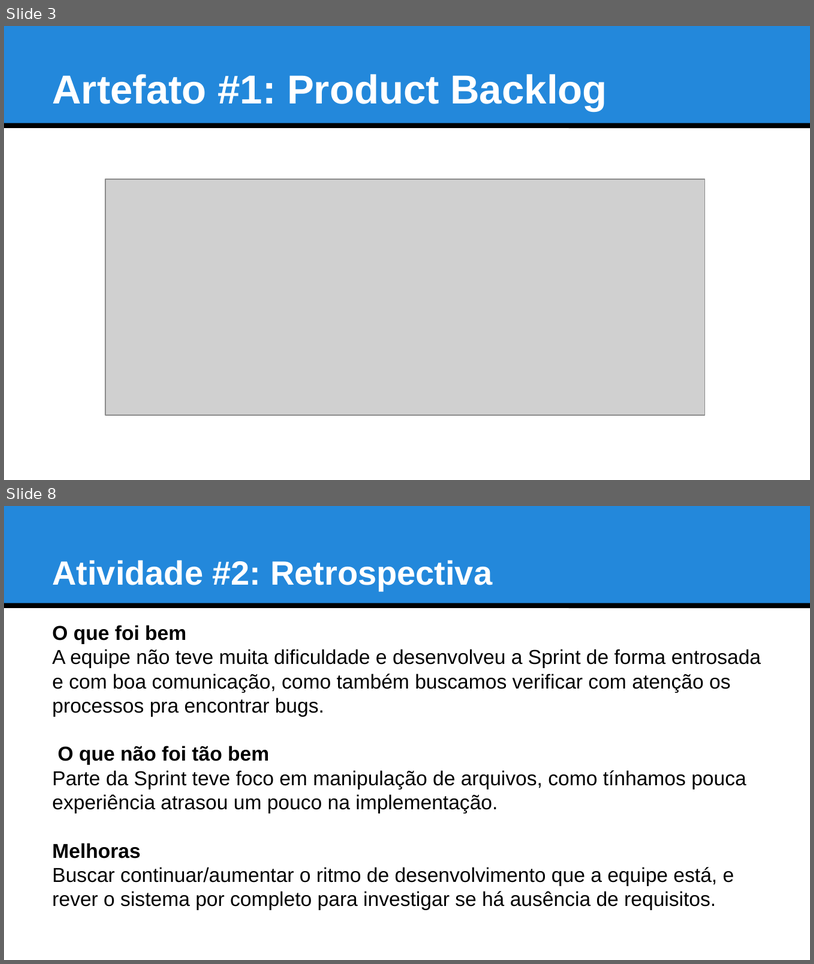
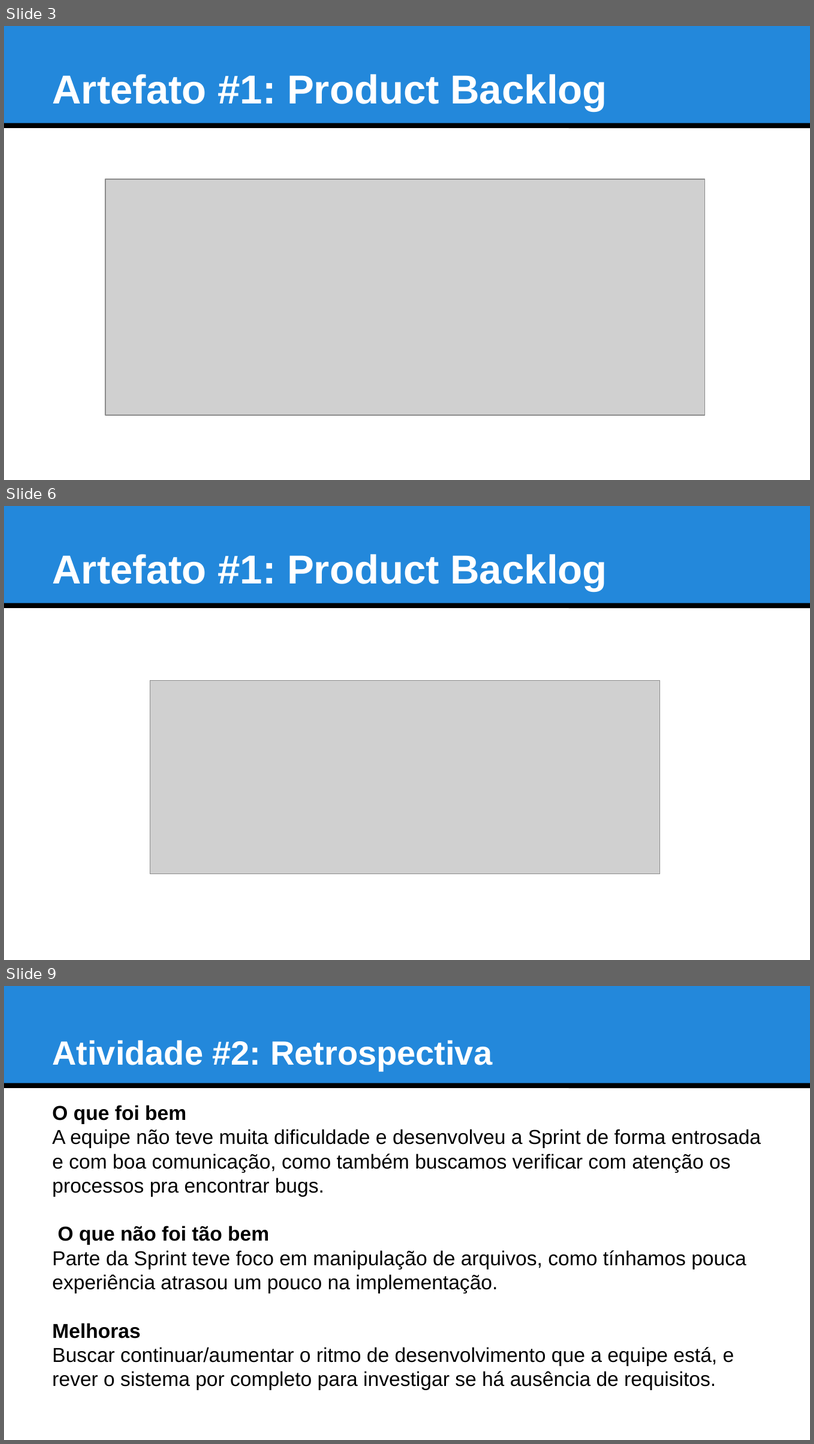
Before and after one commit to ufrpe-uast/adocao, a slide deck: Sprint-7/Artefatos_Sprint7.pptx. Shown one above the other, each under a label of ours: slides 3 and 8 before the commit, slides 3, 6 and 9 after it; the slides between them are not shown. The pictures are 814x964 and 814x1444 pixels, drawn with LibreOffice and Linux fonts; fonts in the diff are those of the drawing; grey boxes stand for pictures. Boxes give left, top, right and bottom in pixels: in the first picture for what was removed or moved away, otherwise in the second. Text is boxed around its words. In the diff, an @@ line names an element or a change of style, - is before the commit and + after.

```diff
--- a/Sprint-7/Artefatos_Sprint7.pptx
+++ b/Sprint-7/Artefatos_Sprint7.pptx
@@ slide 6 added at (x1=4, y1=506, x2=810, y2=960), background #FFFFFF; not listed: 2 template elements that a slide beside it also shows @@
@@ text added at (x1=52, y1=554, x2=607, y2=591), 36 pt, text #FFFFFF, bold @@
+Artefato #1: Product Backlog
@@ picture added at (x1=150, y1=680, x2=660, y2=874) @@
@@ what was slide 8 is now slide 9 @@
```
Also in this commit, not shown: 4 slides changed, 31 other files.
